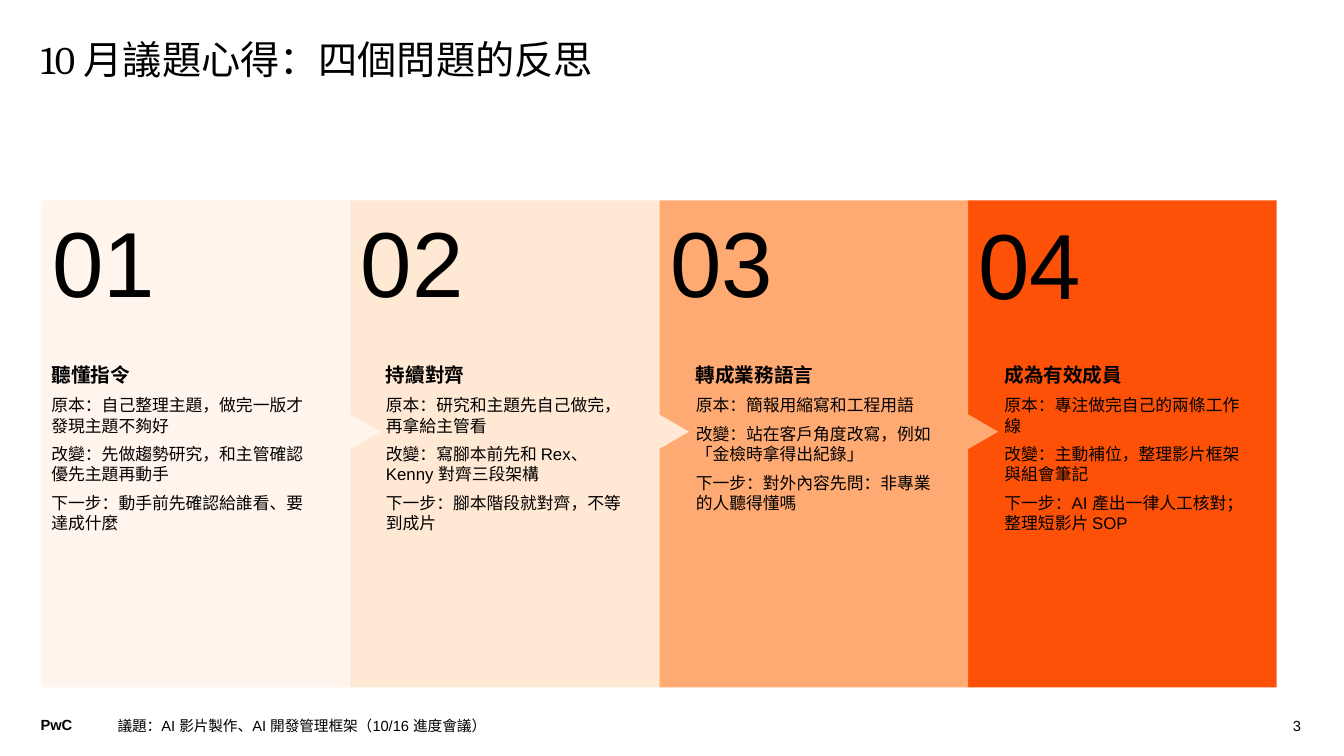
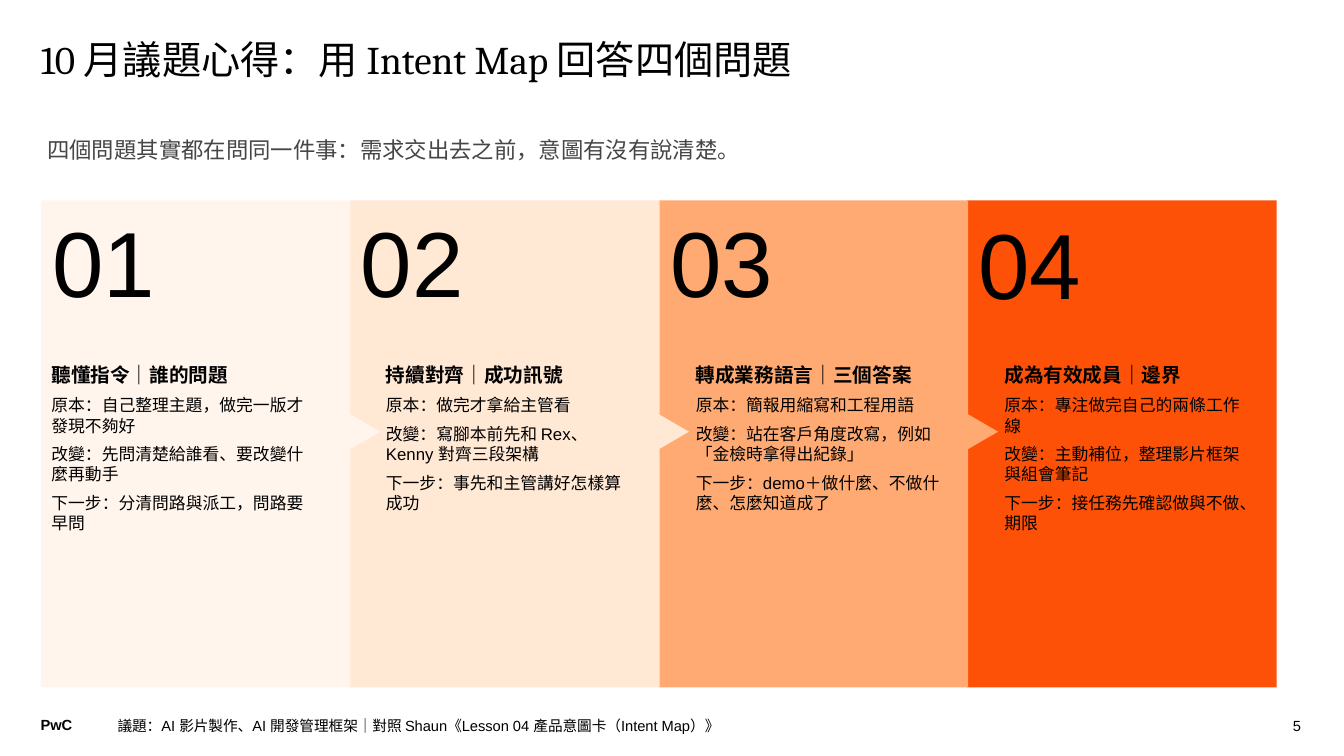
Before and after one commit to Robshao/PwC_FSC1, a slide deck: slide 5 of pwc-fsc1-ai-short-vid/07-ba-team-meeting-1021/BA組會分享_1106.pptx (slide 3 before the commit). Drawn at 1344x756 pixels with LibreOffice and Linux fonts; fonts in the diff are those of the drawing. Boxes give left, top, right and bottom in pixels: in the first picture for what was removed or moved away, otherwise in the second. Text is boxed around its words. In the diff, an @@ line names an element or a change of style, - is before the commit and + after.

```diff
--- a/pwc-fsc1-ai-short-vid/07-ba-team-meeting-1021/BA組會分享_1106.pptx
+++ b/pwc-fsc1-ai-short-vid/07-ba-team-meeting-1021/BA組會分享_1106.pptx
@@ title at (41, 41, 792, 83): text changed @@
-10 月議題心得：四個問題的反思
+10 月議題心得：用 Intent Map 回答四個問題
@@ text added at (47, 139, 740, 160), 16 pt, text #464646 @@
+四個問題其實都在問同一件事：需求交出去之前，意圖有沒有說清楚。
@@ text at (51, 365, 303, 531): text changed @@
-聽懂指令
-原本：自己整理主題，做完一版才發現主題不夠好
-改變：先做趨勢研究，和主管確認優先主題再動手
-下一步：動手前先確認給誰看、要達成什麼
+聽懂指令｜誰的問題
+原本：自己整理主題，做完一版才發現不夠好
+改變：先問清楚給誰看、要改變什麼再動手
+下一步：分清問路與派工，問路要早問
@@ text at (386, 365, 571, 413): text changed @@
-持續對齊
-原本：研究和主題先自己做完，再拿給主管看
+持續對齊｜成功訊號
+原本：做完才拿給主管看
@@ text at (696, 365, 912, 385): text changed @@
-轉成業務語言
+轉成業務語言｜三個答案
@@ text at (1004, 365, 1181, 385): text changed @@
-成為有效成員
+成為有效成員｜邊界
@@ text at (386, 475, 621, 511): text changed @@
-下一步：腳本階段就對齊，不等到成片
+下一步：事先和主管講好怎樣算成功
@@ text at (696, 475, 940, 511): text changed @@
-下一步：對外內容先問：非專業的人聽得懂嗎
+下一步：demo＋做什麼、不做什麼、怎麼知道成了
@@ text at (1004, 495, 1256, 531): text changed @@
-下一步：AI 產出一律人工核對；整理短影片 SOP
+下一步：接任務先確認做與不做、期限
@@ text at (118, 718, 720, 734): text changed @@
-議題：AI 影片製作、AI 開發管理框架（10/16 進度會議）
+議題：AI 影片製作、AI 開發管理框架｜對照 Shaun《Lesson 04 產品意圖卡（Intent Map）》
@@ page number at (1293, 721, 1301, 731): text changed @@
-3
+5
```
Also in this commit, not shown: 5 other slides changed, 3 slides added, 2 slides removed, 1 other file.
